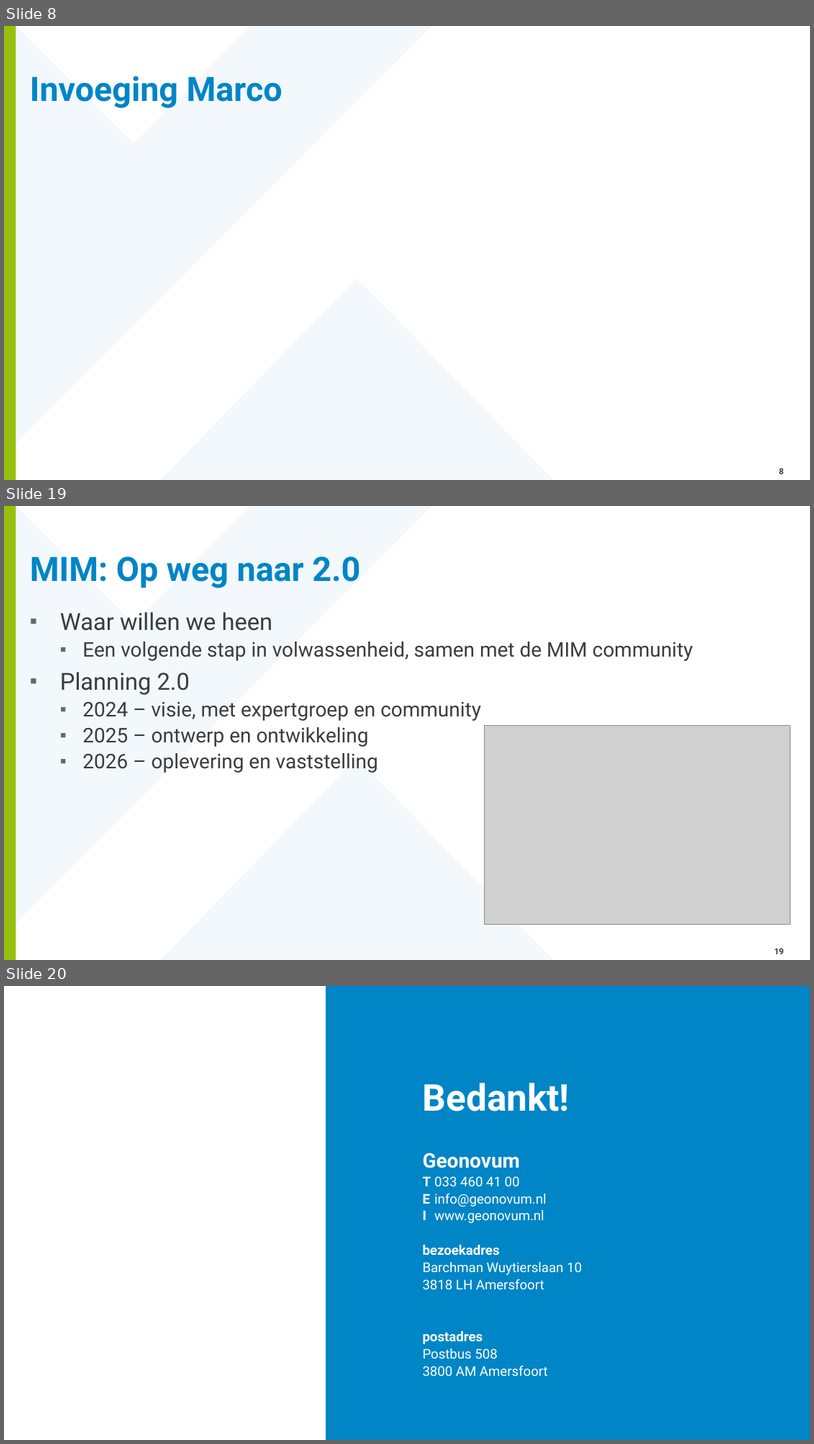
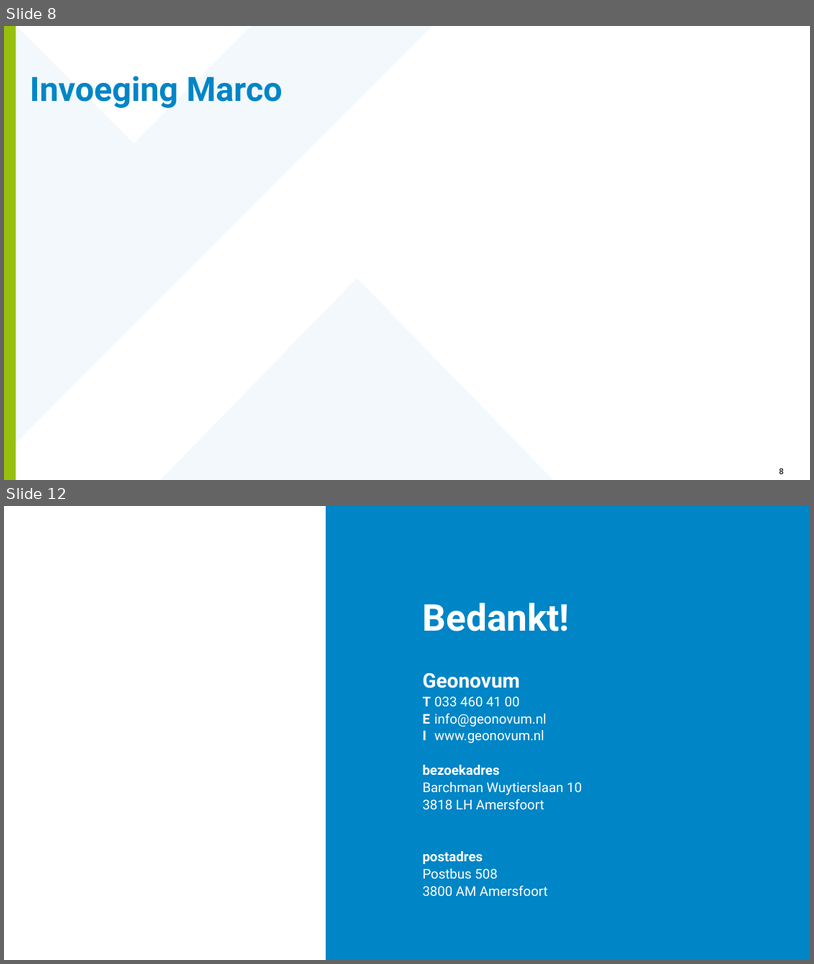
Before and after one commit to Geonovum/mim-metamodel, a slide deck: werkomgeving/presentaties/20260212-MIM - 2.0 in ontwikkeling.pptx. Shown one above the other, each under a label of ours: slides 8, 19 and 20 before the commit, slides 8 and 12 after it; the slides between them are not shown. The pictures are 814x1444 and 814x964 pixels, drawn with LibreOffice and Linux fonts; fonts in the diff are those of the drawing; grey boxes stand for pictures; background and template pictures are left out. Boxes give left, top, right and bottom in pixels: in the first picture for what was removed or moved away, otherwise in the second. Text is boxed around its words. In the diff, an @@ line names an element or a change of style, - is before the commit and + after.

```diff
--- a/werkomgeving/presentaties/20260212-MIM - 2.0 in ontwikkeling.pptx
+++ b/werkomgeving/presentaties/20260212-MIM - 2.0 in ontwikkeling.pptx
@@ slide 19 removed at (4, 506, 810, 960), background #FFFFFF; not listed: 3 template elements that a slide beside it also shows @@
@@ title removed at (30, 556, 360, 588) @@
-MIM: Op weg naar 2.0
@@ text removed at (60, 612, 694, 772) @@
-▪ Waar willen we heen
-  ▪ Een volgende stap in volwassenheid, samen met de MIM community
-▪ Planning 2.0
-  ▪ 2024 – visie, met expertgroep en community
-  ▪ 2025 – ontwerp en ontwikkeling
-  ▪ 2026 – oplevering en vaststelling
@@ picture removed at (485, 726, 790, 924) @@
@@ page number removed at (774, 947, 784, 954) @@
-19
@@ what was slide 20 is now slide 12 @@
```
Also in this commit, not shown: 4 slides changed, 2 slides added, 9 other slides removed.
